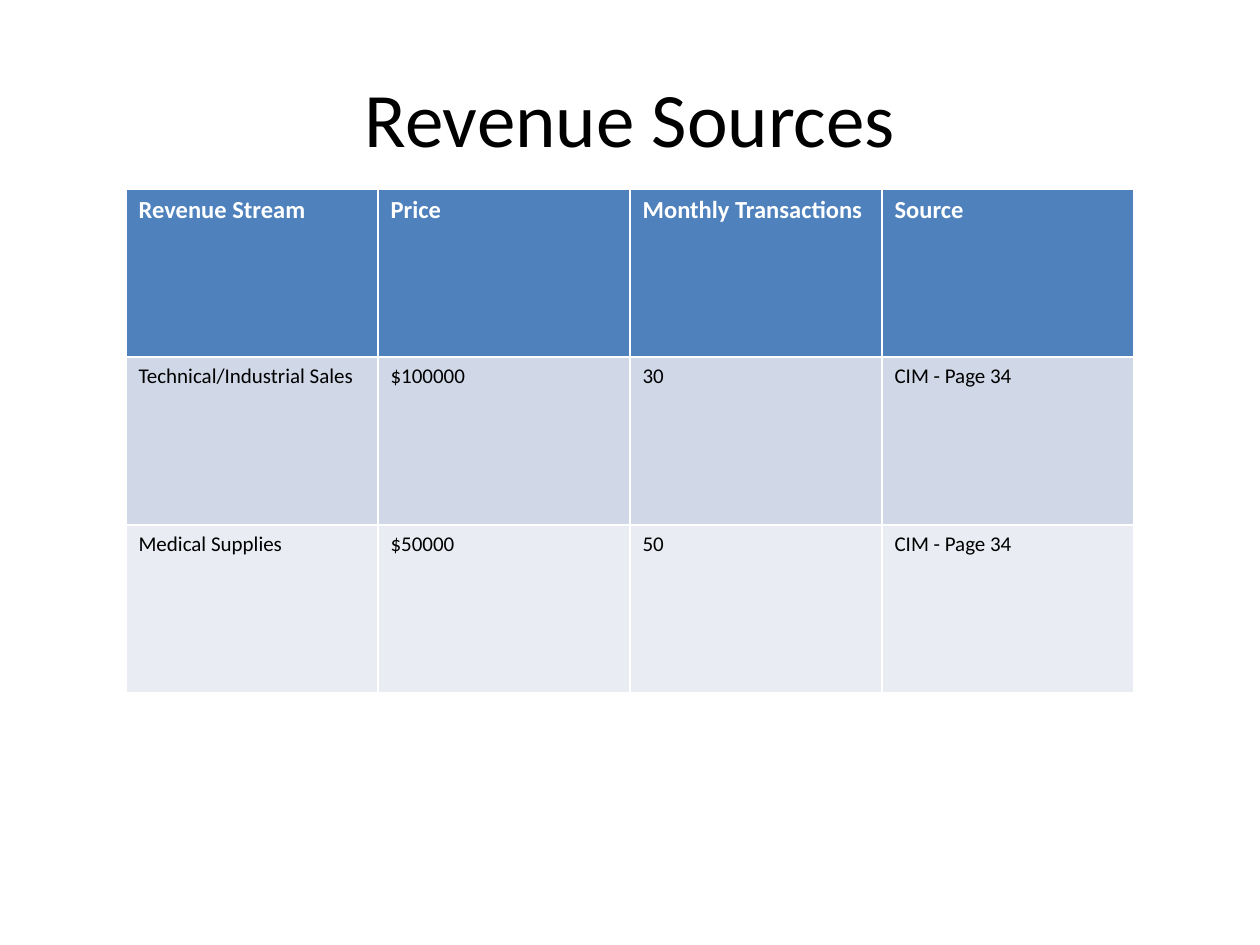
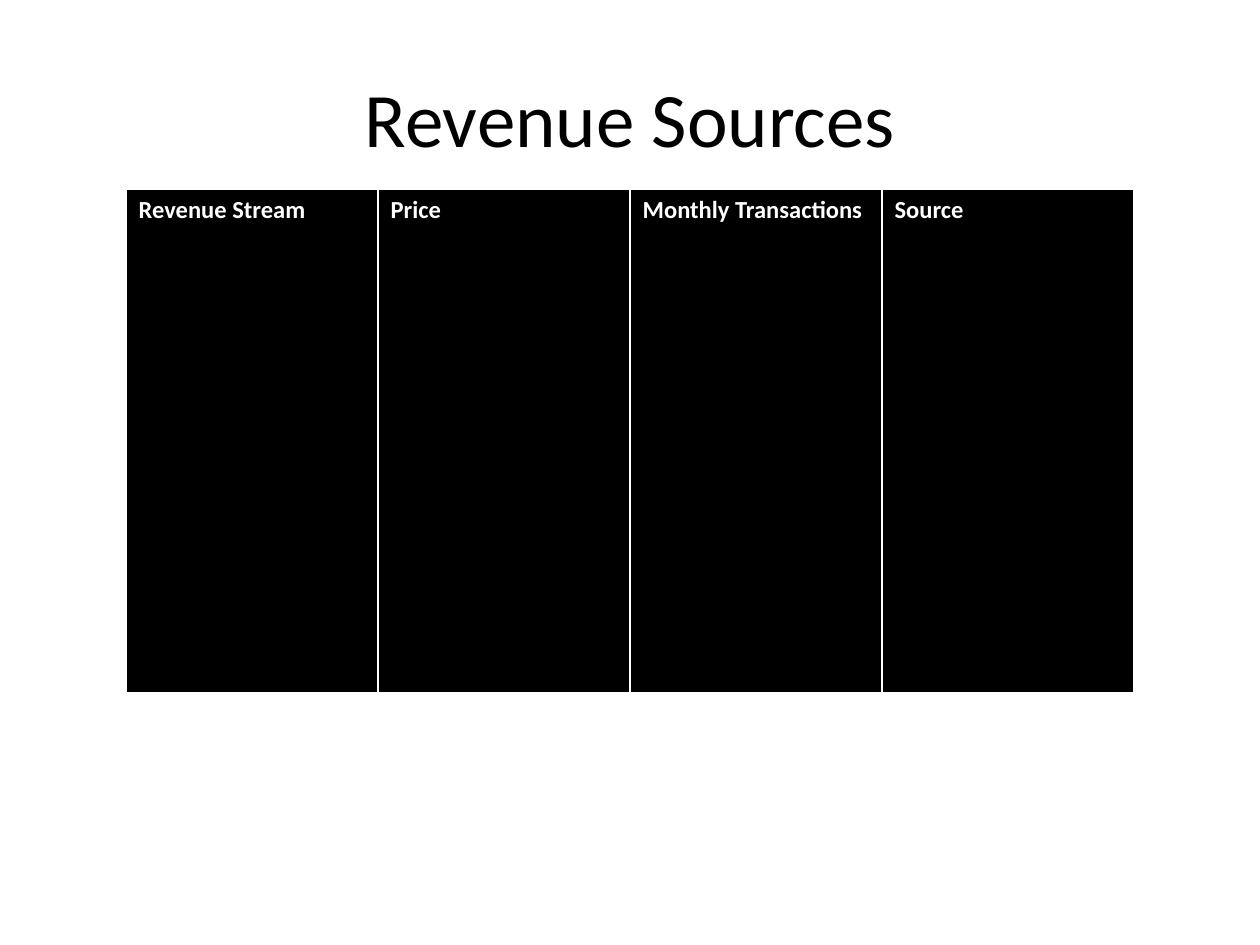
Before and after one commit to mikegustafsonchicago/AutoFinModel, a slide deck: slide 2 of outputs/output_ppt.pptx. Drawn at 1260x945 pixels with LibreOffice and Linux fonts; fonts in the diff are those of the drawing. Boxes give left, top, right and bottom in pixels: in the first picture for what was removed or moved away, otherwise in the second. Text is boxed around its words. In the diff, an @@ line names an element or a change of style, - is before the commit and + after.

```diff
--- a/outputs/output_ppt.pptx
+++ b/outputs/output_ppt.pptx
@@ table at bbox=[126, 189, 1134, 693] @@
-row 2: Technical/Industrial Sales | $100000 | 30 | CIM - Page 34
-row 3: Medical Supplies | $50000 | 50 | CIM - Page 34
```
Also in this commit, not shown: 4 other slides changed, 1 slide added, 21 other files.
